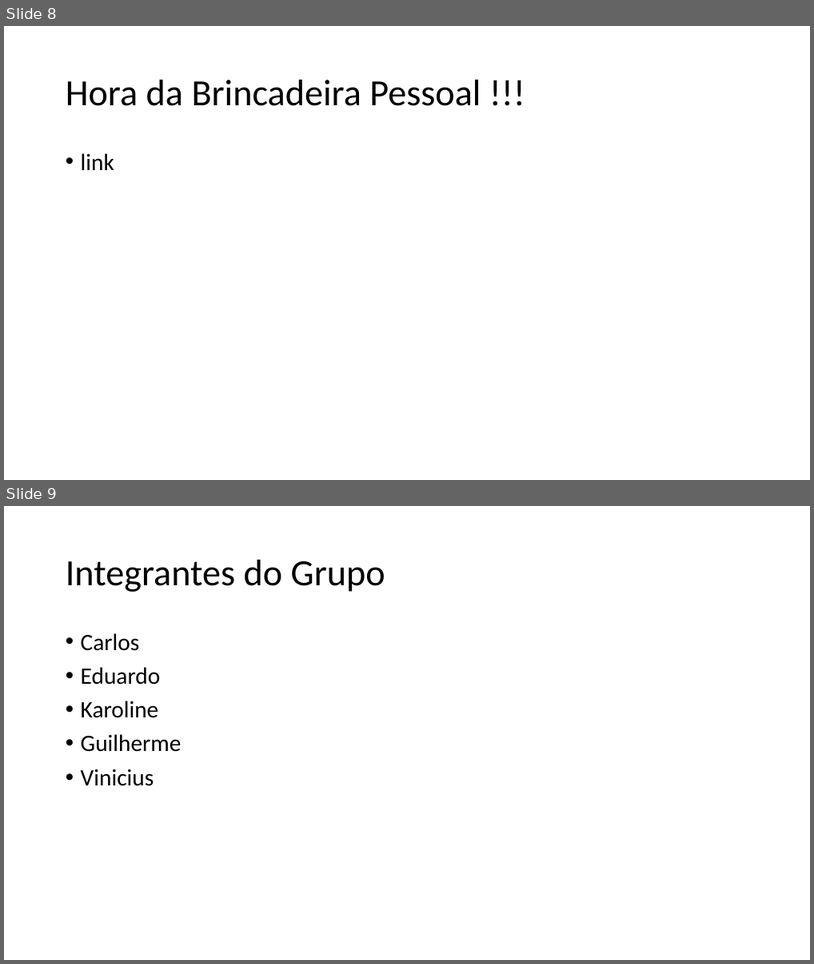
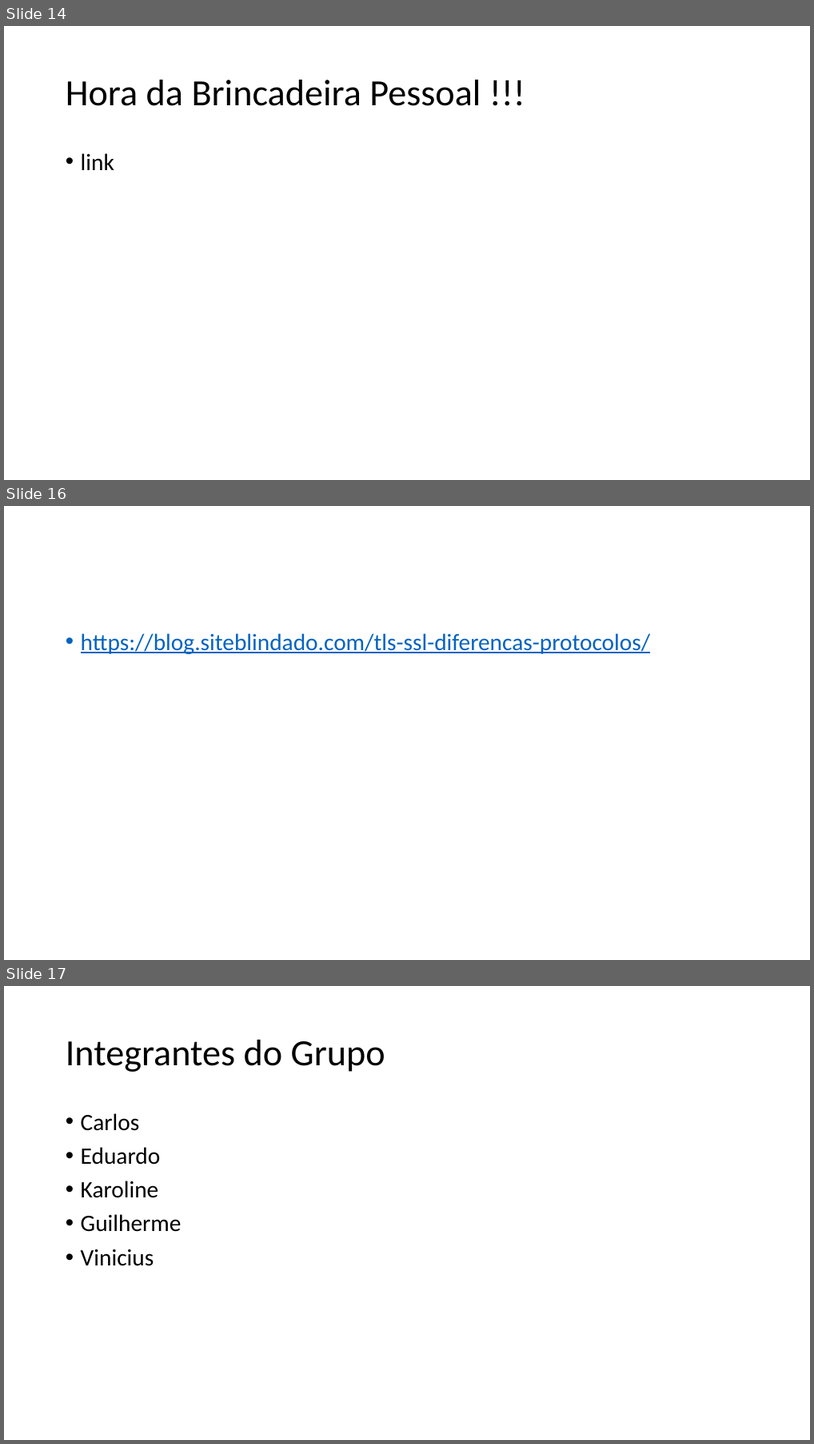
Before and after one commit to vinicius-vasconcelos/tecnicoEmInformatica, a slide deck: UC_3/aula_1/Apresentacao.pptx. Shown one above the other, each under a label of ours: slides 8 and 9 before the commit, slides 14, 16 and 17 after it; the slides between them are not shown. The pictures are 814x964 and 814x1444 pixels, drawn with LibreOffice and Linux fonts; fonts in the diff are those of the drawing. Boxes give left, top, right and bottom in pixels: in the first picture for what was removed or moved away, otherwise in the second. Text is boxed around its words. In the diff, an @@ line names an element or a change of style, - is before the commit and + after.

```diff
--- a/UC_3/aula_1/Apresentacao.pptx
+++ b/UC_3/aula_1/Apresentacao.pptx
@@ slide 16 added at [4, 506, 810, 960], background #FFFFFF @@
@@ text added at [81, 633, 651, 654], 28 pt, text #0563C1, underline @@
+• https://blog.siteblindado.com/tls-ssl-diferencas-protocolos/
@@ what was slide 8 is now slide 14 @@
@@ what was slide 9 is now slide 17 @@
```
Also in this commit, not shown: 2 slides changed, 8 other slides added, 1 slide removed, 6 other files.
